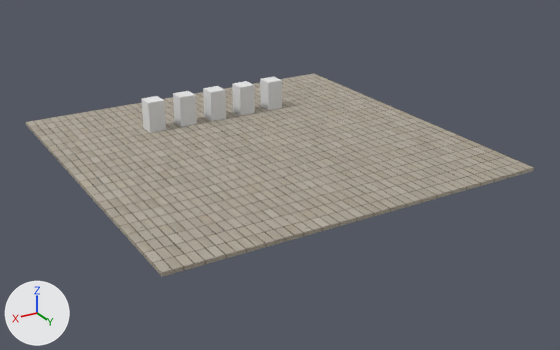
Two versions of the OBJ model scenes/scene1/demolevel.obj, one commit apart.
One viewpoint serves both versions: a 50 mm lens placed at (40.4, 71.5, 31.5), pointed at (-0.8, 2.9, -2.8). Arrows for +X, +Y and +Z are at lower left; the lights stay in place. Where no turn or scale is listed for an object, it has been applied to the vertices.

Script lines for the objects in view, before the commit:
```python
mat_material = bpy.data.materials.new('Material')
mat_material.use_nodes = True; mat_material.node_tree.nodes.clear()
_N = mat_material.node_tree.nodes; _L = mat_material.node_tree.links
n0 = _N.new('ShaderNodeBsdfPrincipled'); n0.name = 'Principled BSDF'
n0.inputs[2].default_value = 0.69  # 'Roughness'
n1 = _N.new('ShaderNodeOutputMaterial'); n1.name = 'Material Output'
n2 = _N.new('ShaderNodeTexImage'); n2.name = 'Image Texture'
n2.image = img_glazedbricks_diffuse_jpg
n3 = _N.new('ShaderNodeTexImage'); n3.name = 'Image Texture.001'
n3.image = img_glazedbricks_reflection_jpg
_L.new(n2.outputs[0], n0.inputs[0])  # 'Color' to 'Base Color'
_L.new(n3.outputs[0], n0.inputs[1])  # 'Color' to 'Metallic'
_L.new(n0.outputs[0], n1.inputs[0])  # 'BSDF' to 'Surface'
me_floor_cube = bpy.data.meshes.new('Floor_Cube')
me_floor_cube.from_pydata(...)  # a box spanning x -20.9..20.9, y -20.9..20.9, z -0.2..0.2
me_floor_cube.materials.append(mat_material)
me_musiccube0_cube_004 = bpy.data.meshes.new('MusicCube0_Cube.004')
me_musiccube0_cube_004.from_pydata(...)  # a box spanning x -8.55..-6.55, y -11.57..-9.57, z -0.23..3.82
me_musiccube0_cube_004.materials.append(mat_none)  # white #e7e7e7
me_musiccube3_cube_003 = bpy.data.meshes.new('MusicCube3_Cube.003')
me_musiccube3_cube_003.from_pydata(...)  # a box spanning x 3.45..5.45, y -11.57..-9.57, z -0.23..3.82
me_musiccube3_cube_003.materials.append(mat_none)  # white #e7e7e7
ob_floor_cube = bpy.data.objects.new('Floor_Cube', me_floor_cube)
ob_floor_cube.location = (0.0, 0.0, 0.0)
ob_musiccube0_cube_004 = bpy.data.objects.new('MusicCube0_Cube.004', me_musiccube0_cube_004)
ob_musiccube0_cube_004.location = (0.0, 0.0, 0.0)
ob_musiccube3_cube_003 = bpy.data.objects.new('MusicCube3_Cube.003', me_musiccube3_cube_003)
ob_musiccube3_cube_003.location = (0.0, 0.0, 0.0)
# also in view: 'MusicCube4_Cube.005' at (8.4, -10.6, 1.8); 'MusicCube2_Cube.002' at (0.4, -10.6, 1.8); 'MusicCube1_Cube.001' at (-3.6, -10.6, 1.8)
```
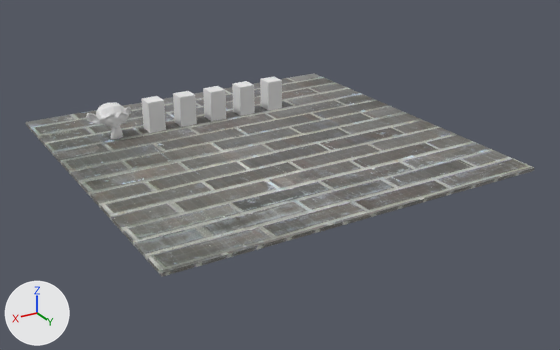
What differs and where, as boxes [x1, y1, x2, y2] in the pictures (560 x 350 px):
'Floor_Cube', surface changed: [26, 73, 534, 277] in both
'Suzanne', added: after [86, 103, 131, 139]

The change, as a list of edits to the scene's bpy script:
```text
Add img_brick_05_jpg:
    img_brick_05_jpg = load_image('brick_05.jpg', 'floor/brick_05.jpg', 1644, 1452, 'sRGB')
Change mat_material:
    where n2 = _N.new('ShaderNodeTexImage'); n2.name = 'Image Texture'
    n2.image: img_glazedbricks_diffuse_jpg -> img_brick_05_jpg
Add me_suzanne:
    me_suzanne.from_pydata(...)  # 505 vertices, 500 faces; spans x 10.83..16.24, y -12.13..-8.76, z 0.28..4.18
    me_suzanne.materials.append(mat_none)  # white #e7e7e7
Add ob_suzanne:
    ob_suzanne = bpy.data.objects.new('Suzanne', me_suzanne)
    ob_suzanne.location = (0.0, 0.0, 0.0)
```
